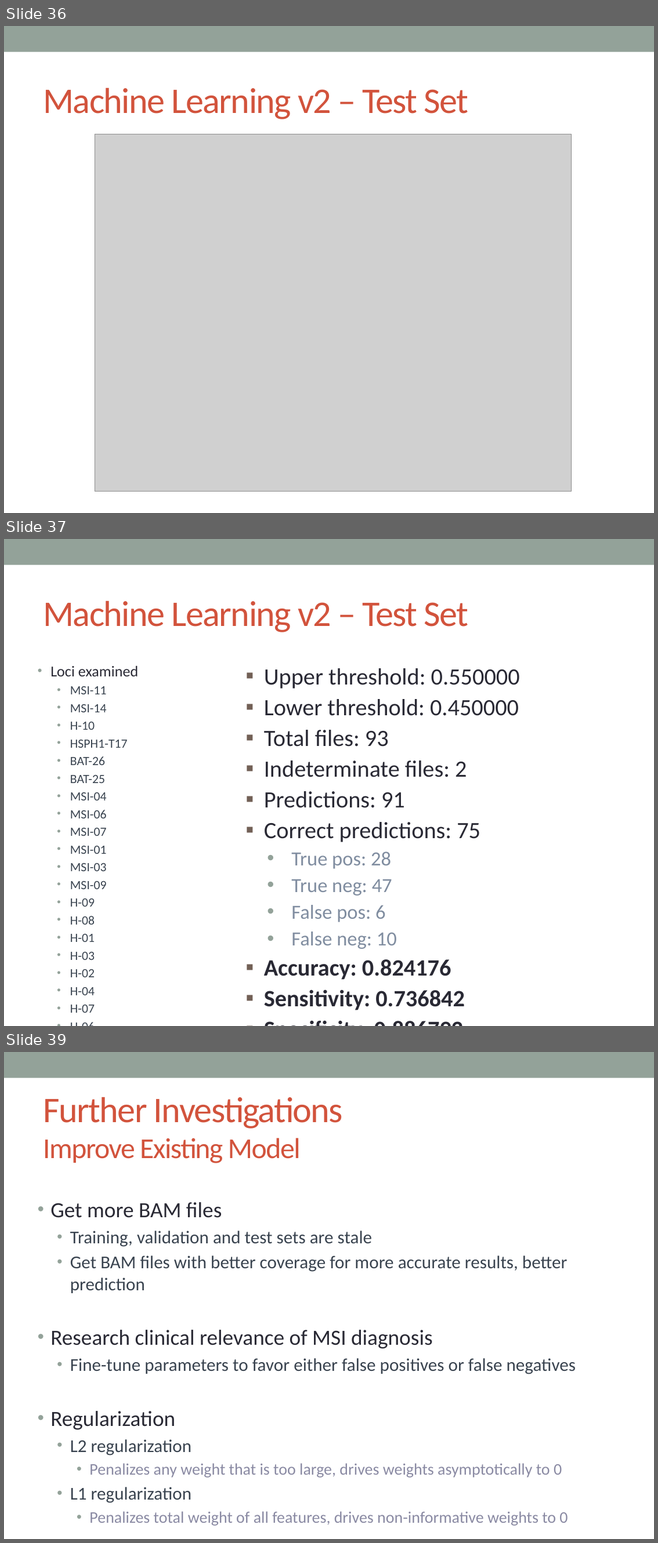
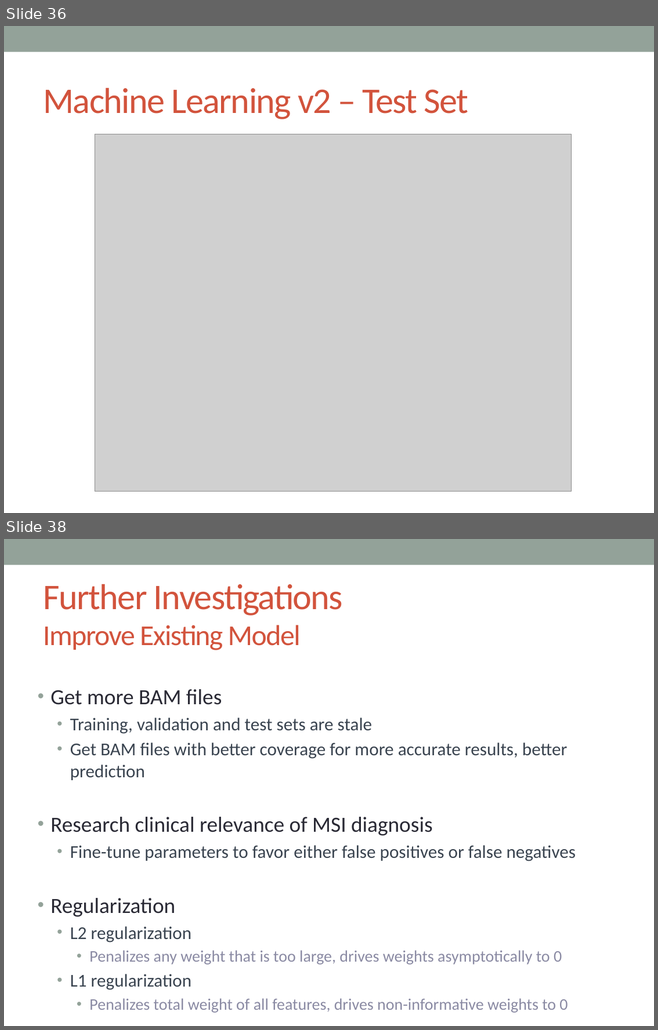
Before and after one commit to lailamargaret/Stanford-2018, a slide deck: MSI Project Presentation.pptx. Shown one above the other, each under a label of ours: slides 36, 37 and 39 before the commit, slides 36 and 38 after it; the slides between them are not shown. The pictures are 658x1543 and 658x1030 pixels, drawn with LibreOffice and Linux fonts; fonts in the diff are those of the drawing; grey boxes stand for pictures. Boxes give left, top, right and bottom in pixels: in the first picture for what was removed or moved away, otherwise in the second. Text is boxed around its words. In the diff, an @@ line names an element or a change of style, - is before the commit and + after.

```diff
--- a/MSI Project Presentation.pptx
+++ b/MSI Project Presentation.pptx
@@ slide 37 removed at (x1=4, y1=539, x2=654, y2=1026), background #FFFFFF; not listed: 1 template element that a slide beside it also shows @@
@@ title removed at (x1=43, y1=601, x2=468, y2=632) @@
-Machine Learning v2 – Test Set
@@ text removed at (x1=50, y1=666, x2=138, y2=1013) @@
-• Loci examined
-  • MSI-11
-  • MSI-14
-  • H-10
-  • HSPH1-T17
-  • BAT-26
-  • BAT-25
-  • MSI-04
-  • MSI-06
-  • MSI-07
-  • MSI-01
-  • MSI-03
-  • MSI-09
-  • H-09
-  • H-08
-  • H-01
-  • H-03
-  • H-02
-  • H-04
-  • H-07
-  • H-06
-  • H-05
@@ text removed at (x1=264, y1=668, x2=520, y2=1011) @@
-▪ Upper threshold: 0.550000
-▪ Lower threshold: 0.450000
-▪ Total files: 93
-▪ Indeterminate files: 2
-▪ Predictions: 91
-▪ Correct predictions: 75
-  • True pos: 28
-  • True neg: 47
-  • False pos: 6
-  • False neg: 10
-▪ Accuracy: 0.824176
-▪ Sensitivity: 0.736842
-▪ Specificity: 0.886792
-▪ Indeterminate: 2%
@@ what was slide 39 is now slide 38 @@
```
Also in this commit, not shown: 1 slide changed, 1 other file.
